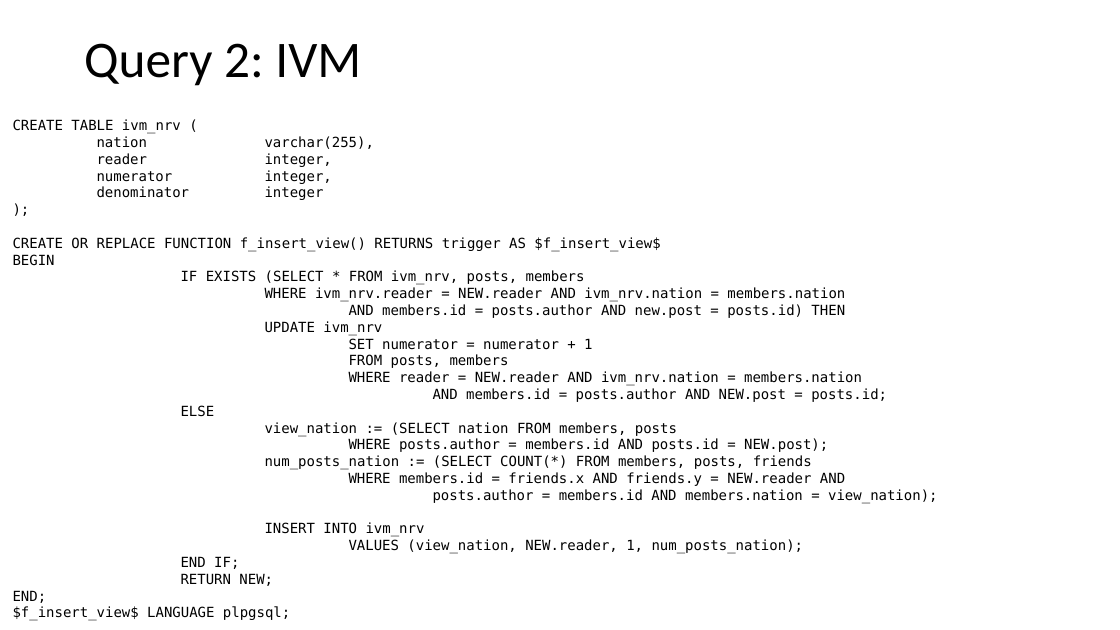
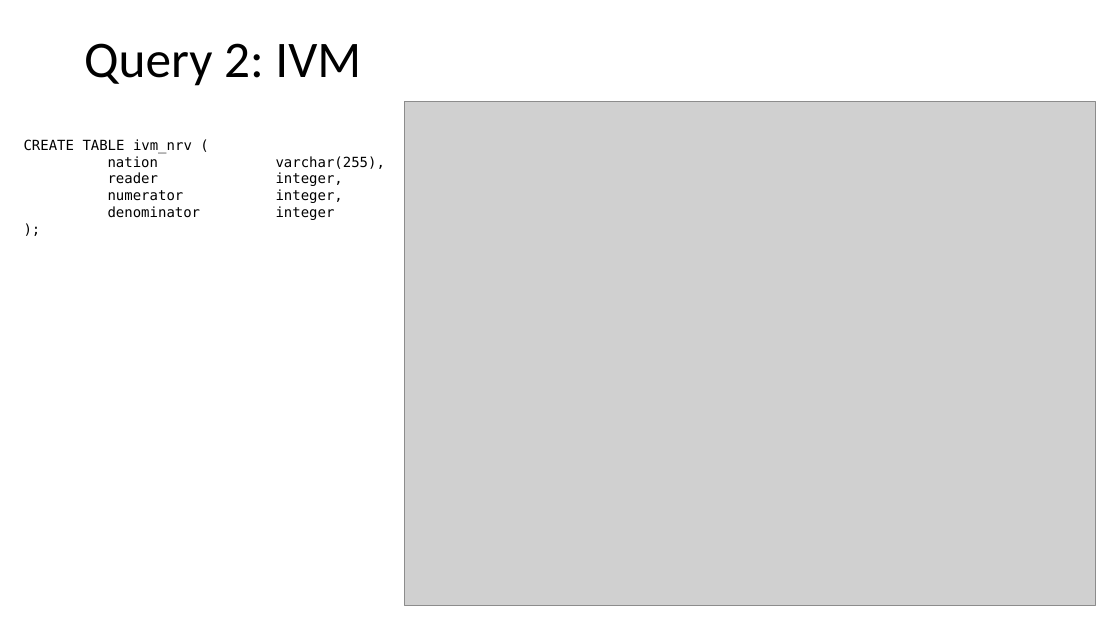
Before and after one commit to matthias-springer/cse190-database-analytics, a slide deck: slide 24 of presentation/presentation.pptx (slide 19 before the commit). Drawn at 1120x630 pixels with LibreOffice and Linux fonts; fonts in the diff are those of the drawing; grey boxes stand for pictures. Boxes give left, top, right and bottom in pixels: in the first picture for what was removed or moved away, otherwise in the second. Text is boxed around its words. In the diff, an @@ line names an element or a change of style, - is before the commit and + after.

Commit message:
Updated presentation.

```diff
--- a/presentation/presentation.pptx
+++ b/presentation/presentation.pptx
@@ picture added at <box>404,102,1096,606</box> @@
@@ text "CREATE TABLE ivm_nrv (": place and size @@
-text "CREATE TABLE ivm_nrv (" at <box>13,119,937,621</box>
+text "CREATE TABLE ivm_nrv (" at <box>24,139,385,220</box>
@@ text at <box>13,237,937,621</box>: paragraphs removed @@
-CREATE OR REPLACE FUNCTION f_insert_view() RETURNS trigger AS $f_insert_view$
-BEGIN
-IF EXISTS (SELECT * FROM ivm_nrv, posts, members
-WHERE ivm_nrv.reader = NEW.reader AND ivm_nrv.nation = members.nation
-AND members.id = posts.author AND new.post = posts.id) THEN
-UPDATE ivm_nrv
-SET numerator = numerator + 1
-FROM posts, members
-WHERE reader = NEW.reader AND ivm_nrv.nation = members.nation
-AND members.id = posts.author AND NEW.post = posts.id;
-ELSE
-view_nation := (SELECT nation FROM members, posts
-WHERE posts.author = members.id AND posts.id = NEW.post);
-num_posts_nation := (SELECT COUNT(*) FROM members, posts, friends
-WHERE members.id = friends.x AND friends.y = NEW.reader AND
-posts.author = members.id AND members.nation = view_nation);
-INSERT INTO ivm_nrv
-VALUES (view_nation, NEW.reader, 1, num_posts_nation);
-END IF;
-RETURN NEW;
-END;
-$f_insert_view$ LANGUAGE plpgsql;
```
Also in this commit, not shown: 15 other slides changed, 11 slides added, 2 slides removed.
